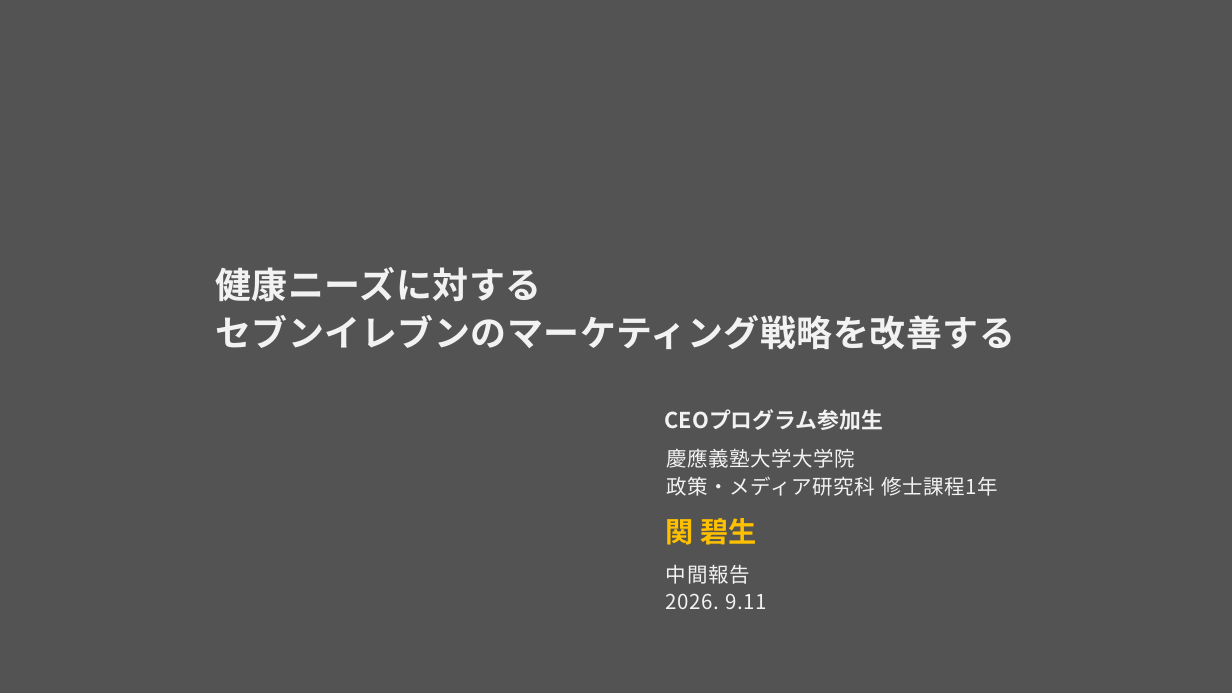
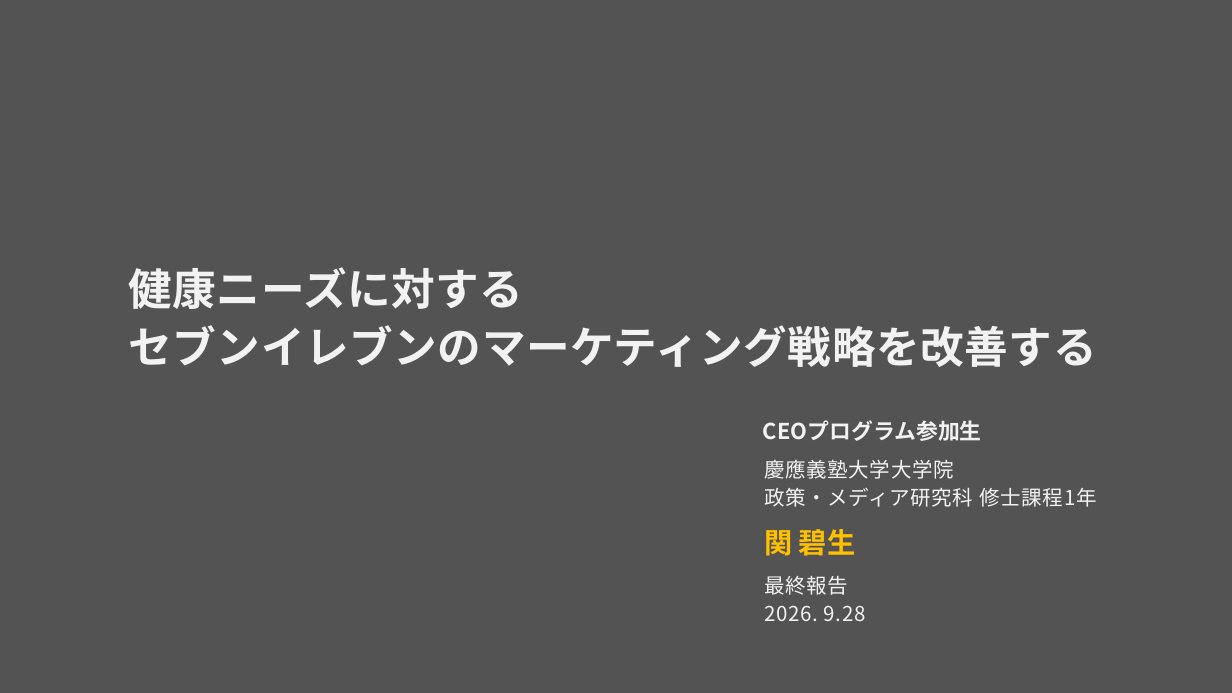
Before and after one commit to aoiseki0415/Accenture_CEO, a slide deck: slide 1 of 提出物一覧/アクセンチュア_最終報告（作成中）.pptx. Drawn at 1232x693 pixels with LibreOffice and Linux fonts; fonts in the diff are those of the drawing. Boxes give left, top, right and bottom in pixels: in the first picture for what was removed or moved away, otherwise in the second. Text is boxed around its words. In the diff, an @@ line names an element or a change of style, - is before the commit and + after.

```diff
--- a/提出物一覧/アクセンチュア_最終報告（作成中）.pptx
+++ b/提出物一覧/アクセンチュア_最終報告（作成中）.pptx
@@ text "健康ニーズに対する": place and size @@
-text "健康ニーズに対する" at (215,267,1015,349)
+text "健康ニーズに対する" at (129,267,1097,367)
@@ text "健康ニーズに対する" at (129,267,1097,367): size 28 to 34 pt; line spacing 37.4pt to 45.4pt @@
@@ 3 texts: place and size @@
-3 texts at (664,409,998,545)
+3 texts at (763,420,1097,556)
@@ text at (764,576,866,621): text changed @@
-中間報告
-2026. 9.11
+最終報告
+2026. 9.28
```
Also in this commit, not shown: 2 other slides changed, 2 slides added, 1 slide removed.
